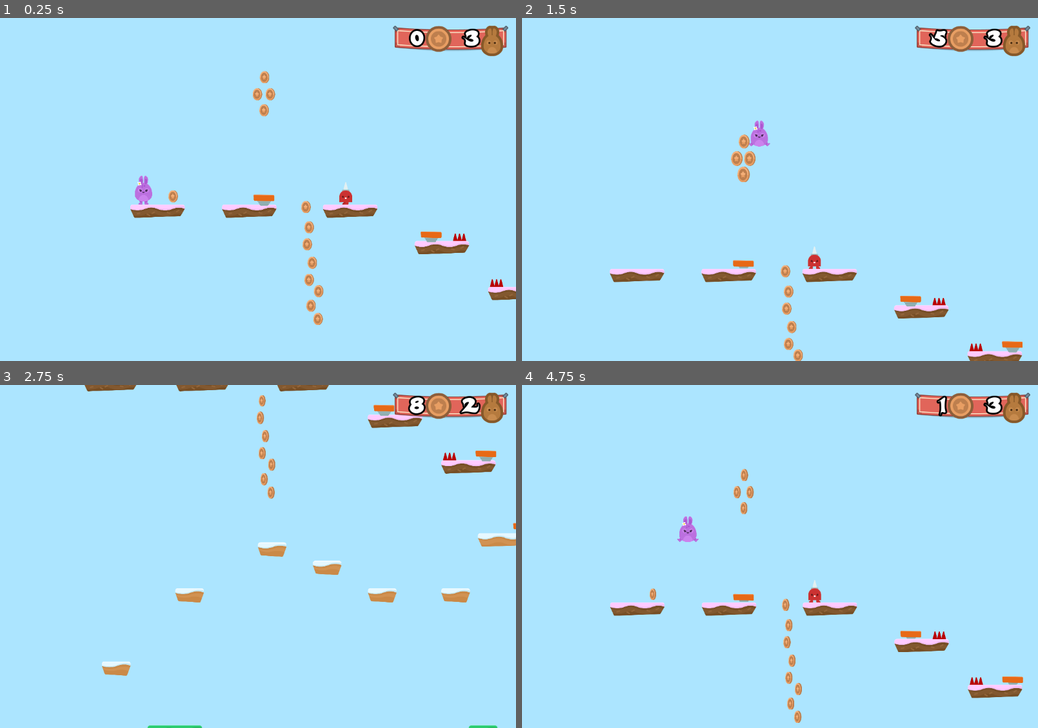
Above: before the commit, frames 1-4 (two rows, left to right).
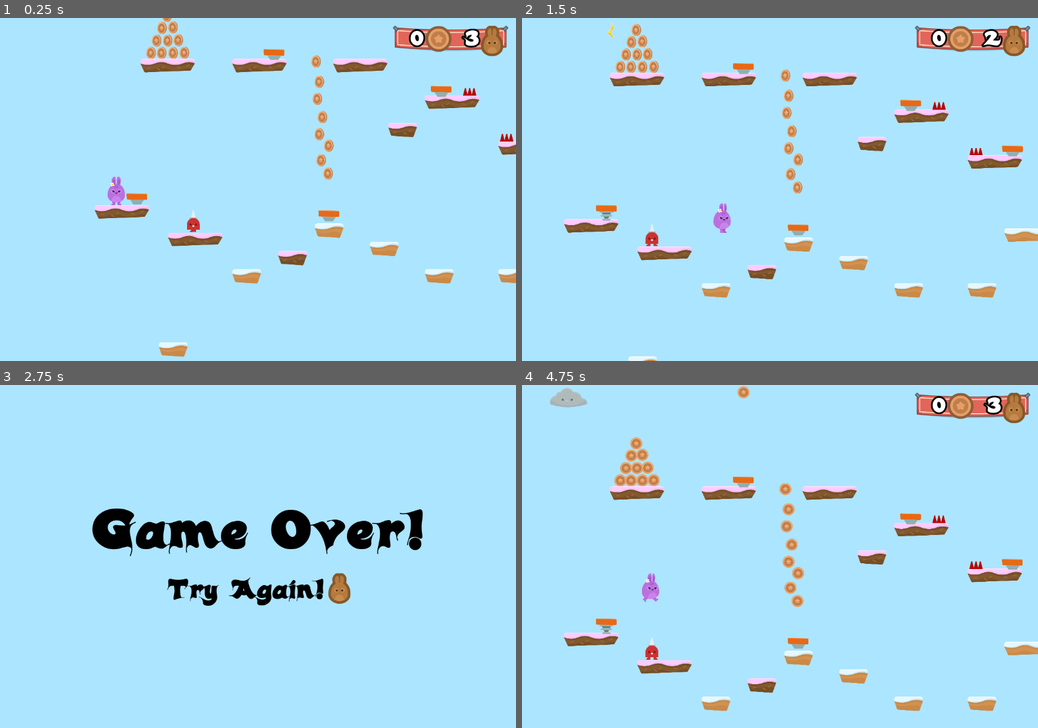
Above: after the commit, the same moments.

Repository: d-fect/DiscoveringGodot
Game: Godot game, scene res://Levels/Level1.tscn
The game is run twice, just before and just after one commit, with the same random seed, the same clock (stepped at 60 frames per second) and the same inputs.
Inputs (mouse positions are in pixels of both pictures, inside the frame that each line leads up to):
- Up to frame 1 (0.25 s): no input
- Up to frame 2 (1.5 s): hold D (right) from 0.53 s (still down); tap Space (jump) at 0.77 s
- Up to frame 3 (2.75 s): tap Space (jump) at 1.52 s; release D (right) at 2.03 s; hold A (left) from 2.03 s (still down)
- Up to frame 4 (4.75 s): release A (left) at 2.75 s; click (769, 590) at 2.75 s, where only the run after the commit has a clickable "Try Again!"; click (769, 590) at 3.5 s, where only the run before the commit has a clickable "Try Again!"; hold D (right) from 4.28 s (still down); tap Space (jump) at 4.52 s

The runs differ from the first frame. In frame 1, 8.4% of the frame differs, in the area x 18-100%, y 0-99%; in frame 2, 9.6%; in frame 3, 10%, in the area x 16-100%, y 0-100%; in frame 4, 9.8%.

Commit message:
51: Making the Cloud NPC. Made like Thor and created lightning!

Diff:
--- a/Hoppy Days/Levels/Level1.tscn
+++ b/Hoppy Days/Levels/Level1.tscn
@@ -7,31 +7,49 @@
 [ext_resource path="res://Hazards/SpikeTop.tscn" type="PackedScene" id=5]
 [ext_resource path="res://Hazards/SpikedTop.tscn" type="PackedScene" id=6]
 [ext_resource path="res://NPCs/SpikeMan.tscn" type="PackedScene" id=7]
-[ext_resource path="res://Items/JumpPad.tscn" type="PackedScene" id=8]
-[ext_resource path="res://SFX/Chiptune_Adventures_1.ogg" type="AudioStream" id=9]
-[ext_resource path="res://GUI/GUI.tscn" type="PackedScene" id=10]
+[ext_resource path="res://NPCs/Cloud.tscn" type="PackedScene" id=8]
+[ext_resource path="res://Items/JumpPad.tscn" type="PackedScene" id=9]
+[ext_resource path="res://SFX/Chiptune_Adventures_1.ogg" type="AudioStream" id=10]
+[ext_resource path="res://GUI/GUI.tscn" type="PackedScene" id=11]
 
 [node name="Level1" type="Node2D"]
 script = ExtResource( 1 )
 
 [node name="Player" parent="." instance=ExtResource( 2 )]
-position = Vector2( 604.426, 399.593 )
+position = Vector2( 344.277, 1405.51 )
 collision_mask = 6
 
 [node name="TileMap" type="TileMap" parent="."]
 tile_set = ExtResource( 3 )
 collision_layer = 2
 format = 1
-tile_data = PoolIntArray( 524296, 0, 0, 524306, 0, 0, 524317, 0, 0, 589955, 2, 0, 786471, 0, 0, 786505, 7, 0, 786554, 2, 0, 917617, 2, 0, 983120, 6, 0, 983180, 3, 0, 1114159, 0, 0, 1114216, 2, 0, 1179747, 3, 0, 1179807, 3, 0, 1245273, 6, 0, 1376313, 1, 0, 1376320, 1, 0, 1376410, 3, 0, 1376428, 6, 0, 1441873, 6, 0, 1507475, 3, 0, 1507494, 6, 0, 1507500, 6, 0, 1507506, 6, 0, 1638451, 6, 0, 1638542, 5, 0, 1703963, 7, 0, 1835041, 7, 0, 1900680, 5, 0, 1966209, 5, 0, 20316 …(295 unchanged characters)…
+tile_data = PoolIntArray( 524296, 0, 0, 524306, 0, 0, 524317, 0, 0, 589955, 2, 0, 786471, 0, 0, 786505, 7, 0, 786554, 2, 0, 917617, 2, 0, 983075, 1, 0, 983120, 6, 0, 983180, 3, 0, 1114159, 0, 0, 1114216, 2, 0, 1179747, 3, 0, 1179807, 3, 0, 1245273, 6, 0, 1376313, 1, 0, 1376320, 1, 0, 1376410, 3, 0, 1376428, 6, 0, 1441873, 6, 0, 1507475, 3, 0, 1507494, 6, 0, 1507500, 6, 0, 1507506, 6, 0, 1572867, 0, 0, 1638451, 6, 0, 1638542, 5, 0, 1703963, 7, 0, 1769483, 0, 0, 1835041, 7, 0, 1900567, 1, 0, 1900680, 5, 0, 1966209, 5, 0, 20316 …(295 unchanged characters)…
 __meta__ = {
 "_edit_lock_": true
 }
 
 [node name="Coins" type="Node" parent="."]
-editor/display_folded = true
 
 [node name="Coin" parent="Coins" instance=ExtResource( 4 )]
-position = Vector2( 811.208, 455.626 )
+position = Vector2( 819.158, 468.876 )
+
+[node name="Coin22" parent="Coins" instance=ExtResource( 4 )]
+position = Vector2( 625.707, 384.075 )
+
+[node name="Coin23" parent="Coins" instance=ExtResource( 4 )]
+position = Vector2( 702.557, 384.075 )
+
+[node name="Coin24" parent="Coins" instance=ExtResource( 4 )]
+position = Vector2( 776.758, 381.425 )
+
+[node name="Coin25" parent="Coins" instance=ExtResource( 4 )]
+position = Vector2( 739.657, 291.325 )
+
+[node name="Coin26" parent="Coins" instance=ExtResource( 4 )]
+position = Vector2( 662.807, 296.625 )
+
+[node name="Coin27" parent="Coins" instance=ExtResource( 4 )]
+position = Vector2( 697.257, 211.824 )
 
 [node name="Coin2" parent="Coins" instance=ExtResource( 4 )]
 position = Vector2( 1449.3, -377.133 )
@@ -39,6 +57,15 @@
 [node name="Coin3" parent="Coins" instance=ExtResource( 4 )]
 position = Vector2( 1398.83, -258.167 )
 
+[node name="Coin19" parent="Coins" instance=ExtResource( 4 )]
+position = Vector2( 740.025, 470.465 )
+
+[node name="Coin20" parent="Coins" instance=ExtResource( 4 )]
+position = Vector2( 660.525, 470.465 )
+
+[node name="Coin21" parent="Coins" instance=ExtResource( 4 )]
+position = Vector2( 586.324, 470.465 )
+
 [node name="Coin4" parent="Coins" instance=ExtResource( 4 )]
 position = Vector2( 1488.95, -258.167 )
 
@@ -85,6 +112,7 @@
 position = Vector2( 4701.91, 591.454 )
 
 [node name="Hazards" type="Node" parent="."]
+editor/display_folded = true
 
 [node name="SpikeTop" parent="Hazards" instance=ExtResource( 5 )]
 position = Vector2( 2432.65, 3169.96 )
@@ -122,7 +150,7 @@
 [node name="NPCs" type="Node" parent="."]
 
 [node name="SpikeMan" parent="NPCs" instance=ExtResource( 7 )]
-position = Vector2( 2040, 435 )
+position = Vector2( 906.277, 1647.23 )
 
 [node name="SpikeMan2" parent="NPCs" instance=ExtResource( 7 )]
 position = Vector2( 5884.94, 1137.28 )
@@ -136,30 +164,38 @@
 [node name="SpikeMan4" parent="NPCs" instance=ExtResource( 7 )]
 position = Vector2( 8589.61, 497.201 )
 
+[node name="Cloud" parent="NPCs" instance=ExtResource( 8 )]
+position = Vector2( 708.621, -108.537 )
+
 [node name="JumpPads" type="Node" parent="."]
-editor/display_folded = true
-
-[node name="JumpPad" parent="JumpPads" instance=ExtResource( 8 )]
+
+[node name="JumpPad" parent="JumpPads" instance=ExtResource( 9 )]
 position = Vector2( 3320.53, 1058.7 )
 
-[node name="JumpPad2" parent="JumpPads" instance=ExtResource( 8 )]
+[node name="JumpPad7" parent="JumpPads" instance=ExtResource( 9 )]
+position = Vector2( 1825.93, 1610.97 )
+
+[node name="JumpPad2" parent="JumpPads" instance=ExtResource( 9 )]
 position = Vector2( 3582.73, 1566.33 )
 
-[node name="JumpPad3" parent="JumpPads" instance=ExtResource( 8 )]
+[node name="JumpPad3" parent="JumpPads" instance=ExtResource( 9 )]
 position = Vector2( 4205.35, 1318.08 )
 
-[node name="JumpPad4" parent="JumpPads" instance=ExtResource( 8 )]
+[node name="JumpPad4" parent="JumpPads" instance=ExtResource( 9 )]
 position = Vector2( 3708.46, 1310.92 )
 
-[node name="JumpPad5" parent="JumpPads" instance=ExtResource( 8 )]
+[node name="JumpPad5" parent="JumpPads" instance=ExtResource( 9 )]
 position = Vector2( 1443.61, 482.114 )
 
-[node name="JumpPad6" parent="JumpPads" instance=ExtResource( 8 )]
+[node name="JumpPad8" parent="JumpPads" instance=ExtResource( 9 )]
+position = Vector2( 486.953, 1491.77 )
+
+[node name="JumpPad6" parent="JumpPads" instance=ExtResource( 9 )]
 position = Vector2( 2609.97, 739.705 )
 
 [node name="BGM" type="AudioStreamPlayer" parent="."]
-stream = ExtResource( 9 )
+stream = ExtResource( 10 )
 volume_db = -15.007
 autoplay = true
 
-[node name="GUI" parent="." instance=ExtResource( 10 )]
+[node name="GUI" parent="." instance=ExtResource( 11 )]
--- /dev/null
+++ b/Hoppy Days/NPCs/Cloud.gd
@@ -0,0 +1,18 @@
+extends Node2D
+
+var timeout : bool = false
+
+func _process(delta):
+	if $Sprite/RayCast2D.is_colliding():
+		fire()
+
+
+func fire():
+	if not timeout:
+		$Sprite/RayCast2D.add_child(load("res://NPCs/Lightning.tscn").instance())
+		$Sprite/Timer.start()
+		timeout = true
+
+
+func _on_Timer_timeout():
+	timeout = false
--- /dev/null
+++ b/Hoppy Days/NPCs/Cloud.tscn
@@ -0,0 +1,43 @@
+[gd_scene load_steps=4 format=2]
+
+[ext_resource path="res://NPCs/Cloud.gd" type="Script" id=1]
+[ext_resource path="res://GFX/Enemies/cloud.png" type="Texture" id=2]
+
+[sub_resource type="Animation" id=1]
+resource_name = "CloudDrift"
+length = 8.0
+loop = true
+step = 1.0
+tracks/0/type = "value"
+tracks/0/path = NodePath(".:position")
+tracks/0/interp = 1
+tracks/0/loop_wrap = true
+tracks/0/imported = false
+tracks/0/enabled = true
+tracks/0/keys = {
+"times": PoolRealArray( 0, 2, 6 ),
+"transitions": PoolRealArray( 1, 1, 1 ),
+"update": 0,
+"values": [ Vector2( 0, 0 ), Vector2( -500, 0 ), Vector2( 500, 0 ) ]
+}
+
+[node name="Cloud" type="Node2D"]
+script = ExtResource( 1 )
+
+[node name="Sprite" type="Sprite" parent="."]
+self_modulate = Color( 0.772549, 0.772549, 0.772549, 1 )
+position = Vector2( 0, -2.3916 )
+texture = ExtResource( 2 )
+
+[node name="AnimationPlayer" type="AnimationPlayer" parent="Sprite"]
+autoplay = "CloudDrift"
+anims/CloudDrift = SubResource( 1 )
+
+[node name="Timer" type="Timer" parent="Sprite"]
+one_shot = true
+
+[node name="RayCast2D" type="RayCast2D" parent="Sprite"]
+position = Vector2( 0, 60 )
+enabled = true
+cast_to = Vector2( 0, 750 )
+[connection signal="timeout" from="Sprite/Timer" to="." method="_on_Timer_timeout"]
--- /dev/null
+++ b/Hoppy Days/NPCs/Lightning.gd
@@ -0,0 +1,24 @@
+extends Node2D
+
+const SPEED : int = 350
+
+func _ready():
+	set_as_toplevel(true)
+	global_position = get_parent().global_position
+
+
+func _process(delta):
+	position.y += SPEED * delta
+	manage_collision()
+
+
+func manage_collision():
+	var collider : Array = $Area2D.get_overlapping_bodies()
+	for object in collider:
+		if object.name == "Player":
+			get_tree().call_group("Gamestate", "hurt")
+		queue_free()
+
+
+func _on_VisibilityNotifier2D_screen_exited():
+	queue_free()
--- /dev/null
+++ b/Hoppy Days/NPCs/Lightning.tscn
@@ -0,0 +1,35 @@
+[gd_scene load_steps=6 format=2]
+
+[ext_resource path="res://NPCs/Lightning.gd" type="Script" id=1]
+[ext_resource path="res://GFX/Particles/lighting_blue.png" type="Texture" id=2]
+[ext_resource path="res://GFX/Particles/lighting_yellow.png" type="Texture" id=3]
+
+[sub_resource type="SpriteFrames" id=1]
+animations = [ {
+"frames": [ ExtResource( 2 ), ExtResource( 3 ) ],
+"loop": true,
+"name": "default",
+"speed": 5.0
+} ]
+
+[sub_resource type="RectangleShape2D" id=2]
+extents = Vector2( 28.3801, 56.2113 )
+
+[node name="Lightning" type="Node2D"]
+script = ExtResource( 1 )
+
+[node name="Area2D" type="Area2D" parent="."]
+position = Vector2( -2.39166, 0 )
+collision_layer = 4
+collision_mask = 3
+
+[node name="AnimatedSprite" type="AnimatedSprite" parent="Area2D"]
+frames = SubResource( 1 )
+playing = true
+
+[node name="CollisionShape2D" type="CollisionShape2D" parent="Area2D"]
+visible = false
+shape = SubResource( 2 )
+
+[node name="VisibilityNotifier2D" type="VisibilityNotifier2D" parent="Area2D"]
+[connection signal="screen_exited" from="Area2D/VisibilityNotifier2D" to="." method="_on_VisibilityNotifier2D_screen_exited"]
Not shown: 1 places in Hoppy Days/Levels/Level1.tscn that only renumber resources
